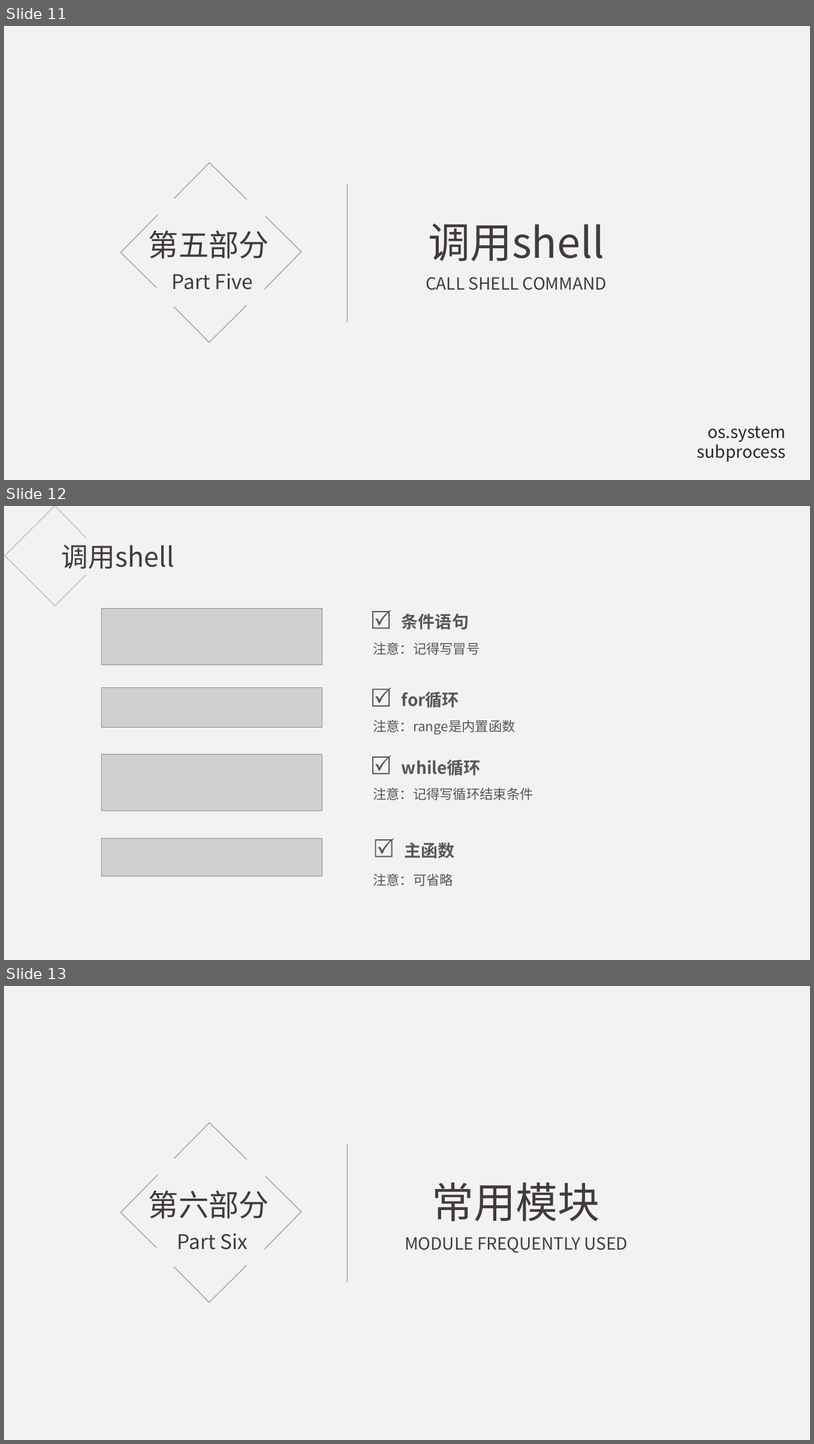
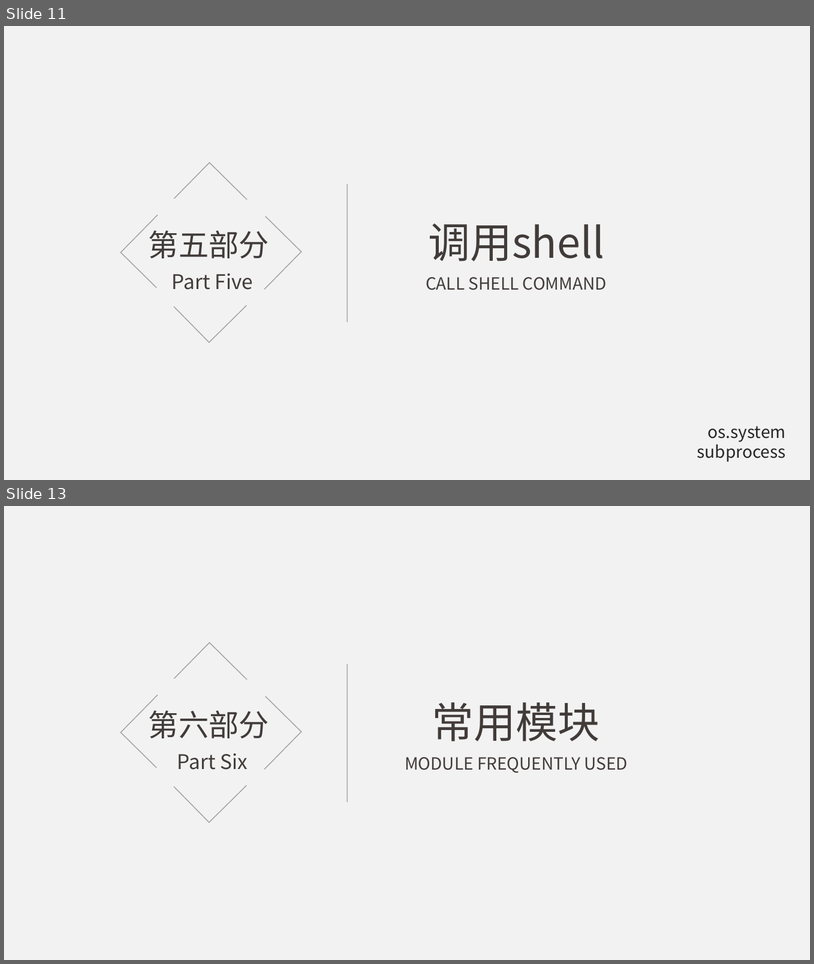
Before and after one commit to hanchuanchuan/goInception, a slide deck: python.pptx. Shown one above the other, each under a label of ours: slides 11, 12 and 13 before the commit, slides 11 and 13 after it; the slides between them are not shown. The pictures are 814x1444 and 814x964 pixels, drawn with LibreOffice and Linux fonts; fonts in the diff are those of the drawing; grey boxes stand for pictures. Boxes give left, top, right and bottom in pixels: in the first picture for what was removed or moved away, otherwise in the second. Text is boxed around its words. In the diff, an @@ line names an element or a change of style, - is before the commit and + after.

```diff
--- a/python.pptx
+++ b/python.pptx
@@ slide 12 removed at [4, 506, 810, 960], background #FFFFFF; not listed: 1 template element that a slide beside it also shows @@
@@ freeform shape removed at [5, 506, 86, 606] @@
@@ text removed at [62, 544, 174, 569] @@
-调用shell
@@ picture removed at [102, 608, 323, 665] @@
@@ freeform shape removed at [372, 610, 391, 629] @@
@@ text removed at [402, 613, 469, 630] @@
-条件语句
@@ text removed at [373, 642, 480, 655] @@
-注意：记得写冒号
@@ picture removed at [102, 687, 323, 727] @@
@@ freeform shape removed at [372, 687, 391, 706] @@
@@ text removed at [402, 691, 459, 708] @@
-for循环
@@ text removed at [373, 720, 516, 735] @@
-注意：range是内置函数
@@ picture removed at [102, 754, 323, 811] @@
@@ freeform shape removed at [372, 755, 391, 774] @@
@@ text removed at [402, 759, 481, 775] @@
-while循环
@@ text removed at [373, 787, 534, 800] @@
-注意：记得写循环结束条件
@@ picture removed at [102, 838, 323, 876] @@
@@ freeform shape removed at [375, 838, 394, 857] @@
@@ text removed at [404, 842, 455, 858] @@
-主函数
@@ text removed at [373, 873, 453, 886] @@
-注意：可省略
```
Also in this commit, not shown: 1 slide added, 5 other files.
